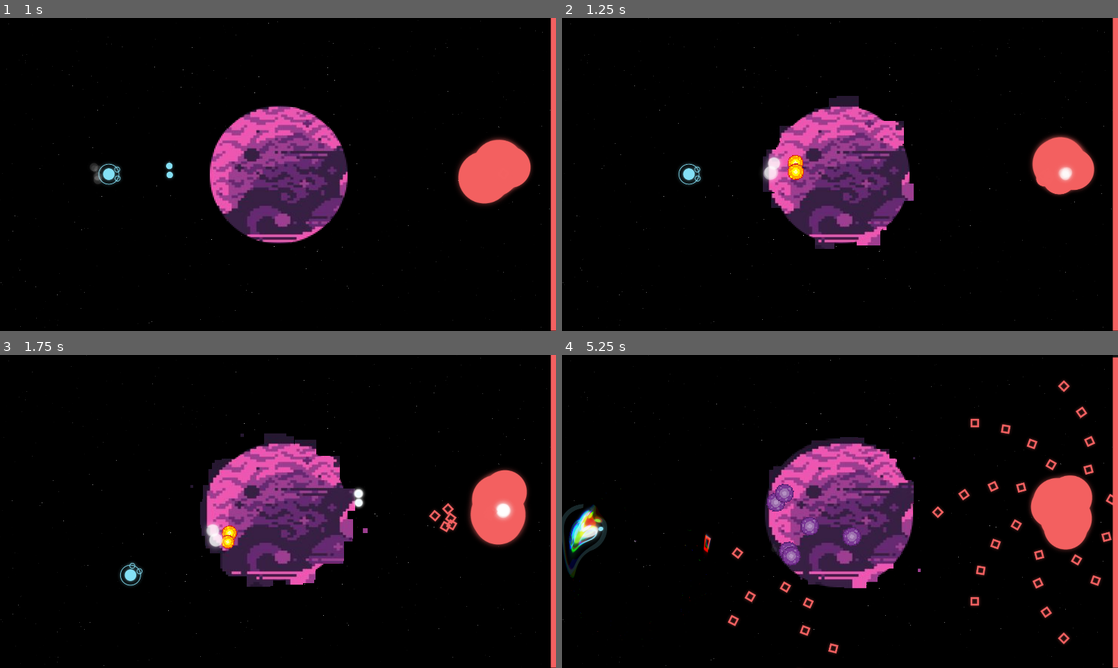
Above: before the commit, frames 1-4 (two rows, left to right).
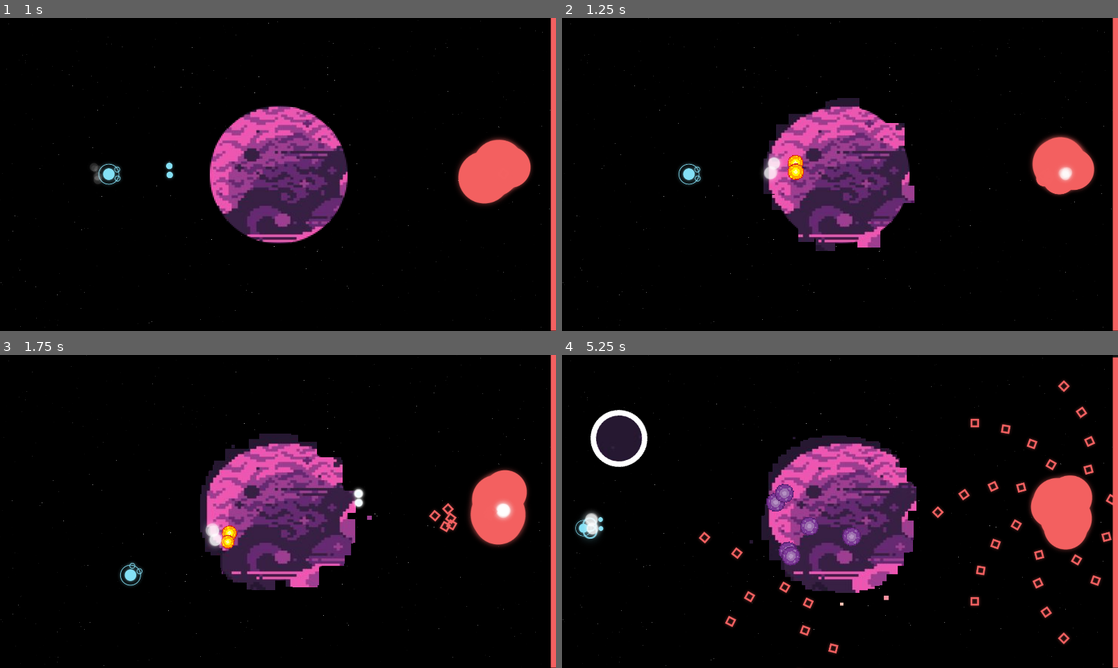
Above: after the commit, the same moments.

Repository: SAM2WOW/ProjectDanmaku
Game: Godot game, scene res://scenes/Main.tscn
Same seed, same stepped clock (60 frames per second), same inputs: the game is played once before the commit and once after it. The engine's default icon, where the game draws it, is replaced by a stand-in: a white triangle on a blue panel in a dark square.
Inputs (mouse positions are in pixels of both pictures, inside the frame that each line leads up to):
- Up to frame 1 (1 s): tap Enter at 0.5 s; move the mouse to (400, 158) at 0.52 s; hold D (move_right) from 0.53 s (still down); hold Shift (holding_shift) from 0.53 s (still down); click (400, 158) at 0.67 s
- Up to frame 2 (1.25 s): keep holding D (move_right); keep holding Shift (holding_shift)
- Up to frame 3 (1.75 s): move the mouse to (166, 527) at 1.27 s; release D (move_right) at 1.28 s; release Shift (holding_shift) at 1.28 s; hold S (move_down) from 1.28 s (still down); click (166, 527) at 1.35 s
- Up to frame 4 (5.25 s): move the mouse to (895, 442) at 2.02 s; release S (move_down) at 2.03 s; hold D (move_right) 2.03-2.78 s; hold Shift (holding_shift) 2.03-2.78 s; move the mouse to (812, 574) at 2.77 s; hold W (move_up) 2.78-3.53 s; click (812, 574) at 2.85 s; move the mouse to (1006, 558) at 3.52 s; hold Shift (holding_shift) 3.53-4.28 s; hold A (move_left) 3.53-5.03 s; move the mouse to (673, 464) at 4.27 s; click (673, 464) at 4.35 s; move the mouse to (867, 511) at 5.02 s; hold S (move_down) from 5.03 s (still down); hold Shift (holding_shift) from 5.03 s (still down); click (867, 511) at 5.17 s

Frame 1 is identical in both runs. In frame 2, 0.5% of the frame differs, in the area x 36-64%, y 24-75%; in frame 3, 0.8%; in frame 4, 3.9%, in the area x 0-65%, y 17-93%.

Commit message:
portal effect and boss portal logic

Diff:
--- a/objects/characters/Boss.gd
+++ b/objects/characters/Boss.gd
@@ -20,6 +20,8 @@
 
 var transbullet_state = false
 var transbullet_cd = 1
+var missed_bullet_counter = 0
+var break_state = false
 
 var basic_bullet = preload("res://objects/weapons/BasicBullet.tscn")
 
@@ -109,7 +111,15 @@
 		transbullet_cd -= 1
 		#print(transbullet_cd)
 		if transbullet_cd < 1:
-			transbullet_cd = 5
+			if not break_state:
+				transbullet_cd = 5
+				missed_bullet_counter += 1
+			else:
+				transbullet_cd = 1
+
+			if missed_bullet_counter > 1:
+				break_state = true
+				missed_bullet_counter = 0
 			var t = load("res://objects/weapons/TransBullet.tscn").instance()
 			t.style = randi()%3
 			#print("current style%d" % Global.current_style)
@@ -119,7 +129,9 @@
 
 
 			get_parent().add_child(t);
+
 			t.set_global_position(get_global_position());
+
 			transbullet_state = true
 
 func _on_FireTimer_timeout():
--- a/objects/characters/Player.gd
+++ b/objects/characters/Player.gd
@@ -193,7 +193,7 @@
 
 
 func damage(amount):
-	print("Player have been damaged %d" % amount)
+	#print("Player have been damaged %d" % amount)
 	health -= amount
 
 	$HealthBar.show()
@@ -203,7 +203,7 @@
 	Global.camera.shake(0.3, 12, 4)
 
 	if health <= 0:
-		print("You DEAD!!!")
+		#print("You DEAD!!!")
 
 		Global.console.player_dead()
 
--- a/objects/characters/Player.tscn
+++ b/objects/characters/Player.tscn
@@ -125,7 +125,7 @@
 } ]
 
 [sub_resource type="CircleShape2D" id=1]
-radius = 20.0
+radius = 21.0
 
 [node name="Player" type="KinematicBody2D" groups=["style"]]
 collision_layer = 2
@@ -203,7 +203,7 @@
 position = Vector2( 0, -5 )
 scale = Vector2( 3, 3 )
 frames = SubResource( 8 )
-frame = 5
+frame = 3
 speed_scale = 2.0
 playing = true
 script = ExtResource( 4 )
@@ -275,7 +275,6 @@
 [node name="AnimatedSprite" type="AnimatedSprite" parent="Style3"]
 scale = Vector2( 0.526513, 0.526513 )
 frames = SubResource( 29 )
-frame = 4
 playing = true
 
 [node name="TransEffect" type="CPUParticles2D" parent="Style3"]
--- a/objects/system/portal.gd
+++ b/objects/system/portal.gd
@@ -53,8 +53,8 @@
 					i._on_Verse_Jump(style)
 
 func verse_jump_explode():
-	var tween = create_tween().set_trans(Tween.TRANS_CUBIC)
-	tween.tween_property(self, "scale", Vector2(10, 10), 0.6)
+	var tween = create_tween().set_trans(Tween.TRANS_QUINT).set_ease(Tween.EASE_IN)
+	tween.tween_property(self, "scale", Vector2(8, 8), 0.8)
 
 	tween.tween_callback(self, "verse_jump_end")
 
--- a/objects/system/portal.tscn
+++ b/objects/system/portal.tscn
@@ -13,7 +13,7 @@
 
 [sub_resource type="Curve" id=12]
 bake_resolution = 24
-_data = [ Vector2( 0, 0.595455 ), 0.0, 1.90438, 0, 0, Vector2( 0.361386, 0.95 ), 0.0, 0.0, 0, 0, Vector2( 1, 0.0738636 ), -2.33077, 0.0, 0, 0 ]
+_data = [ Vector2( 0, 0.595455 ), 0.0, 1.90438, 0, 0, Vector2( 0.524752, 0.995454 ), 0.0, 0.0, 0, 0, Vector2( 1, 0.586364 ), -1.52156, 0.0, 0, 0 ]
 
 [node name="Portal" type="Node2D"]
 script = ExtResource( 1 )
@@ -34,9 +34,9 @@
 [node name="CPUParticles2D" type="CPUParticles2D" parent="Sprite"]
 visible = false
 material = ExtResource( 4 )
-position = Vector2( -60, -60 )
+position = Vector2( -59.5008, -58.196 )
 scale = Vector2( 0.942177, 0.942177 )
-amount = 50
+amount = 75
 local_coords = false
 texture = ExtResource( 5 )
 emission_shape = 3
@@ -46,7 +46,7 @@
 gravity = Vector2( 0, 0 )
 initial_velocity_random = 0.5
 scale_amount = 0.8
-scale_amount_random = 0.35
+scale_amount_random = 0.39
 scale_amount_curve = SubResource( 12 )
 
 [node name="CPUParticles2D2" type="CPUParticles2D" parent="Sprite"]
--- a/objects/weapons/BasicBullet.tscn
+++ b/objects/weapons/BasicBullet.tscn
@@ -26,7 +26,7 @@
 } ]
 
 [sub_resource type="CircleShape2D" id=1]
-radius = 45.2769
+radius = 32.7945
 
 [sub_resource type="Curve" id=2]
 _data = [ Vector2( 0, 0 ), 0.0, 0.0, 0, 0, Vector2( 0.0742574, 1 ), 0.0, 0.0, 0, 0, Vector2( 1, 0 ), -2.93818, 0.0, 0, 0 ]
--- a/objects/weapons/TransBullet.gd
+++ b/objects/weapons/TransBullet.gd
@@ -14,6 +14,10 @@
 
 var portal = preload("res://objects/system/portal.tscn")
 var dead = false
+var hit = false
+var next_scale = Vector2(0,0)
+
+var damageTween
 
 var growth_rate = 1
 var start_protect = false
@@ -23,6 +27,7 @@
 func init_bullet(_pos, _dir, _style):
 	set_global_position(_pos);
 	style = _style;
+
 	set_linear_velocity(Vector2(1000,0).rotated(dir))
 	self.connect("tree_exited", self, "boss_transState_cleanup")
 
@@ -33,8 +38,10 @@
 	queue_free()
 
 func _ready():
-	set_linear_velocity(Vector2(-1000,100-randi() % 200).rotated(get_global_rotation()))
-	$area/Sprite.set_material(load("res://arts/shaders/Portal%d.tres" % style))
+	damageTween = create_tween().set_trans(Tween.TRANS_LINEAR)
+	look_at(Global.player.get_global_position())
+	set_linear_velocity(Vector2(1000,100-randi() % 200).rotated(get_global_rotation()))
+	$area/Node2D/Sprite.set_material(load("res://arts/shaders/Portal%d.tres" % style))
 
 func self_destroy():
 	var tween = create_tween().set_trans(Tween.TRANS_BACK)
@@ -55,8 +62,9 @@
 	p.set_global_position(get_global_position())
 	p.style = style
 	get_parent().add_child(p)
-	print(get_global_transform_with_canvas().origin)
-	Global.console.play_shockwave(get_global_transform_with_canvas().origin)
+
+	#print(get_global_transform_with_canvas().origin)
+	Global.console.play_shockwave_small(get_global_transform_with_canvas().origin,0.08)
 
 
 func verse_jump_init():
@@ -83,13 +91,14 @@
 	Global.boss.transbullet_state = false
 
 	print(p.get_global_transform_with_canvas().origin)
-	Global.console.play_shockwave(get_global_transform_with_canvas().origin,0.3)
+	Global.console.play_shockwave(get_global_transform_with_canvas().origin)
 
 func _physics_process(delta):
 	if not dead:
-		$area.scale = lerp($area.scale, Vector2(2.5,2.5),base_growth_rate * growth_rate)
-		if $area.scale.x > 2.4:
-			self_destroy()
+		if not hit:
+			$area.scale = lerp($area.scale, Vector2(2.5,2.5),base_growth_rate * growth_rate)
+			if $area.scale.x > 2.4:
+				self_destroy()
 	else:
 		set_linear_velocity(lerp(get_linear_velocity(),Vector2.ZERO,dead_damp))
 
@@ -97,21 +106,40 @@
 	if style == self.style:
 		queue_free()
 
+func _on_hit(damage):
+	if not hit:
+		hit = true
+
+		var damageTween = create_tween().set_trans(Tween.TRANS_CUBIC)
+		damageTween.tween_property($area/Node2D, "scale", Vector2(1.3,1.3), 0.08)
+		damageTween.parallel().tween_property($area/Node2D, "modulate", Color("ffafaf"), 0.08)
+		damageTween.set_trans(Tween.TRANS_BACK)
+		damageTween.set_ease(Tween.EASE_OUT)
+		damageTween.tween_property($area/Node2D, "scale", Vector2(1.0,1.0), 0.08)
+		damageTween.parallel().tween_property($area/Node2D, "modulate", Color("ffffff"), 0.08)
+
+		yield(damageTween,"finished")
+		hit = false
+
+
+
 
 func damage(damage):
-	damage = damage * 0.1
+	damage = damage #* 0.1
 	base_growth_rate = 0.01
-	if damage > 3:
-		damage = 3
+	if damage > 4:
+		damage = 4
 	$Timer.start()
 	print('trans damage%d' % damage)
+	_on_hit(damage)
 	if $area.scale.x > 0.7:
 		$area.scale -= Vector2(0.12,0.12) * damage
-		health -= 1 * damage
+	health -= 1 * damage
+
 
 	if health <= 0:
 		growth_rate = 0.5
-	if $area.scale.x < 0.8 and start_protect:
+	if $area.scale.x < 1 and start_protect:
 		verse_jump_init()
 
 
--- a/objects/weapons/TransBullet.tscn
+++ b/objects/weapons/TransBullet.tscn
@@ -34,6 +34,7 @@
 [node name="VisibilityNotifier2D" type="VisibilityNotifier2D" parent="."]
 
 [node name="area" type="Node2D" parent="."]
+scale = Vector2( 1.2, 1.2 )
 
 [node name="DetectionArea" type="Area2D" parent="area"]
 collision_layer = 16
@@ -43,11 +44,13 @@
 scale = Vector2( 0.782012, 0.782012 )
 shape = SubResource( 5 )
 
-[node name="Sprite2" type="Sprite" parent="area"]
+[node name="Node2D" type="Node2D" parent="area"]
+
+[node name="Sprite2" type="Sprite" parent="area/Node2D"]
 scale = Vector2( 0.881413, 0.881413 )
 texture = ExtResource( 3 )
 
-[node name="Sprite" type="Sprite" parent="area"]
+[node name="Sprite" type="Sprite" parent="area/Node2D"]
 material = ExtResource( 4 )
 scale = Vector2( 0.55585, 0.55585 )
 texture = ExtResource( 1 )
--- a/scenes/Main.tscn
+++ b/scenes/Main.tscn
@@ -17,12 +17,12 @@
 
 [sub_resource type="ShaderMaterial" id=1]
 shader = ExtResource( 12 )
-shader_param/strength = 0.039
+shader_param/strength = 0.035
 shader_param/center = Vector2( 0.408, 0.615 )
 shader_param/radius = 0.0
-shader_param/aberration = 0.554
-shader_param/width = 0.0261
-shader_param/feather = 0.04
+shader_param/aberration = 0.287
+shader_param/width = 0.0181
+shader_param/feather = 0.12
 
 [sub_resource type="DynamicFont" id=2]
 size = 94
--- a/scripts/BackgroundScript.gd
+++ b/scripts/BackgroundScript.gd
@@ -10,7 +10,7 @@
 	style = verse
 	Global.current_style = verse
 	get_node("Style%d" % style).show()
-
+	Global.boss.break_state = false
 	for i in range(Global.total_style):
 		if i != style:
 			get_node("Style%d" % i).hide()
--- a/scripts/Console.gd
+++ b/scripts/Console.gd
@@ -44,11 +44,28 @@
 	var v = orgin.y / $"../Node2D".get_viewport_rect().size.y
 
 	$"../CanvasLayer/Control/Shockwave".get_material().set_shader_param("center", Vector2(h, 1 - v))
+	$"../CanvasLayer/Control/Shockwave".get_material().set_shader_param("strength", 0.05)
+	$"../CanvasLayer/Control/Shockwave".get_material().set_shader_param("width", 0.075)
+	$"../CanvasLayer/Control/Shockwave".get_material().set_shader_param("aberration", 0.3)
+	$"../CanvasLayer/Control/Shockwave".get_material().set_shader_param("feather", 0.1)
+	$"../CanvasLayer/Control/Shockwave".get_material().set_shader_param("radius", 0.0)
+	var tween = create_tween().set_trans(Tween.TRANS_QUINT).set_ease(Tween.EASE_IN)
+	tween.tween_interval(delay)
+	tween.tween_property($"../CanvasLayer/Control/Shockwave".get_material(), "shader_param/radius", 1.7, 1)
 
+func play_shockwave_small(orgin, delay = 0):
+	var h = orgin.x / $"../Node2D".get_viewport_rect().size.x
+	var v = orgin.y / $"../Node2D".get_viewport_rect().size.y
+
+	$"../CanvasLayer/Control/Shockwave".get_material().set_shader_param("center", Vector2(h, 1 - v))
+	$"../CanvasLayer/Control/Shockwave".get_material().set_shader_param("strength", 0.035)
+	$"../CanvasLayer/Control/Shockwave".get_material().set_shader_param("width", 0.018)
+	$"../CanvasLayer/Control/Shockwave".get_material().set_shader_param("aberration", 0.28)
+	$"../CanvasLayer/Control/Shockwave".get_material().set_shader_param("feather", 0.12)
 	$"../CanvasLayer/Control/Shockwave".get_material().set_shader_param("radius", 0.0)
-	var tween = create_tween().set_trans(Tween.TRANS_LINEAR)
+	var tween = create_tween().set_trans(Tween.TRANS_CUBIC)
 	tween.tween_interval(delay)
-	tween.tween_property($"../CanvasLayer/Control/Shockwave".get_material(), "shader_param/radius", 2.0, 2)
+	tween.tween_property($"../CanvasLayer/Control/Shockwave".get_material(), "shader_param/radius", 1.5, 1.5)
 
 	#yield(tween, "finished")
 	#$"../CanvasLayer/Control/Shockwave".hide()
